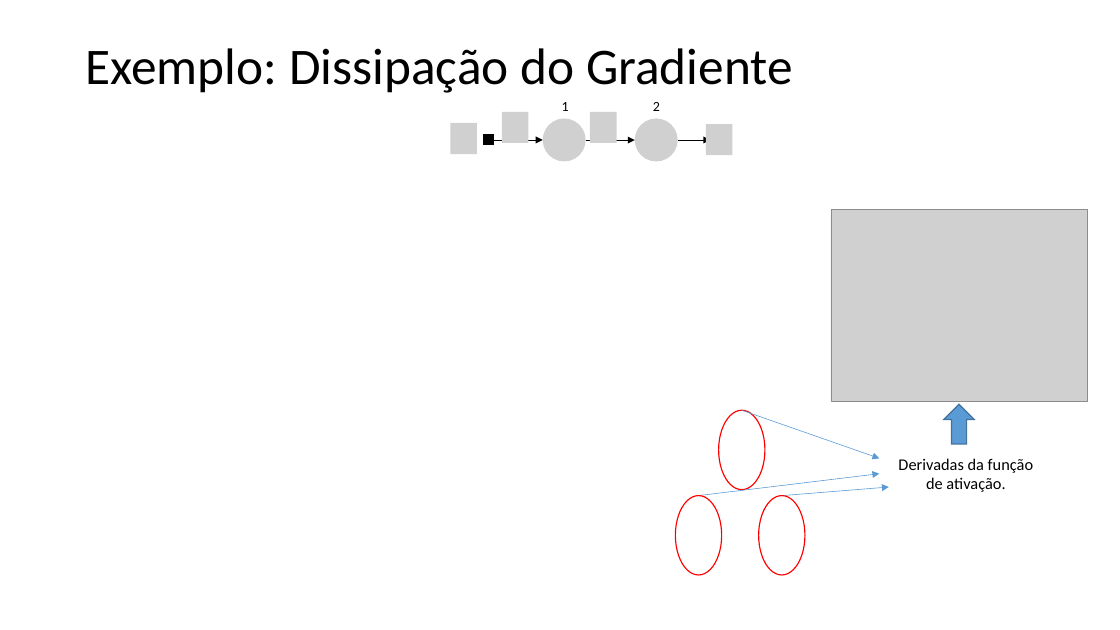
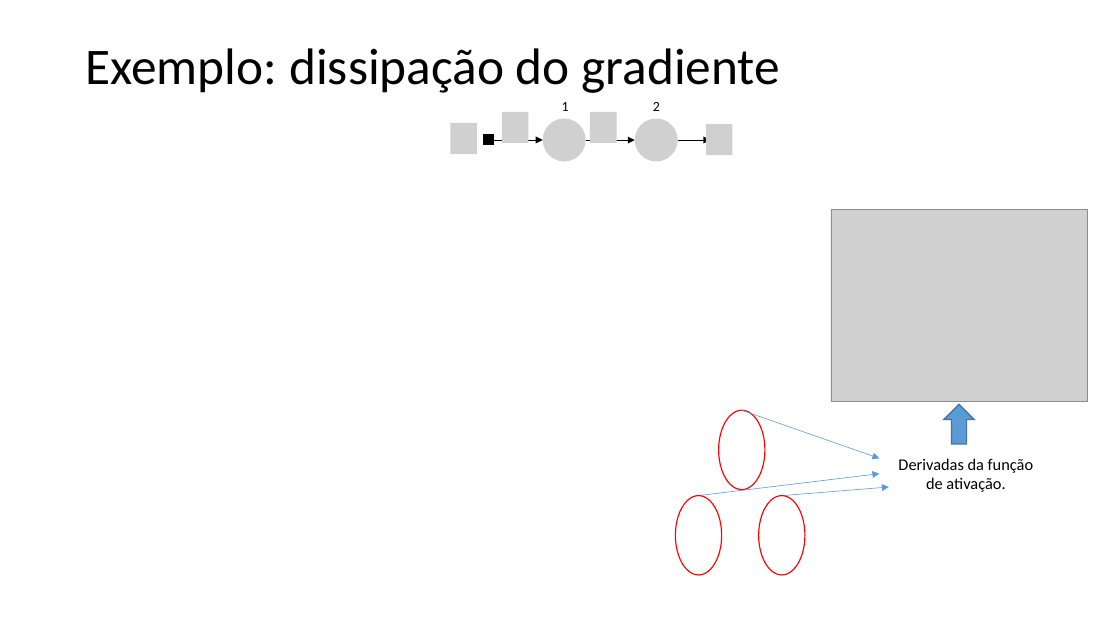
Before and after one commit to zz4fap/t320_aprendizado_de_maquina, a slide deck: slide 24 of slides/T320_Redes_Neurais_Artificiais (Parte II).pptx (slide 21 before the commit). Drawn at 1120x630 pixels with LibreOffice and Linux fonts; fonts in the diff are those of the drawing; grey boxes stand for pictures. Boxes give left, top, right and bottom in pixels: in the first picture for what was removed or moved away, otherwise in the second. Text is boxed around its words. In the diff, an @@ line names an element or a change of style, - is before the commit and + after.

```diff
--- a/slides/T320_Redes_Neurais_Artificiais (Parte II).pptx
+++ b/slides/T320_Redes_Neurais_Artificiais (Parte II).pptx
@@ title at box(85, 48, 780, 93): text changed @@
-Exemplo: Dissipação do Gradiente
+Exemplo: dissipação do gradiente
```
Also in this commit, not shown: 4 other slides changed, 5 slides added, 2 slides removed, 2 other files.
